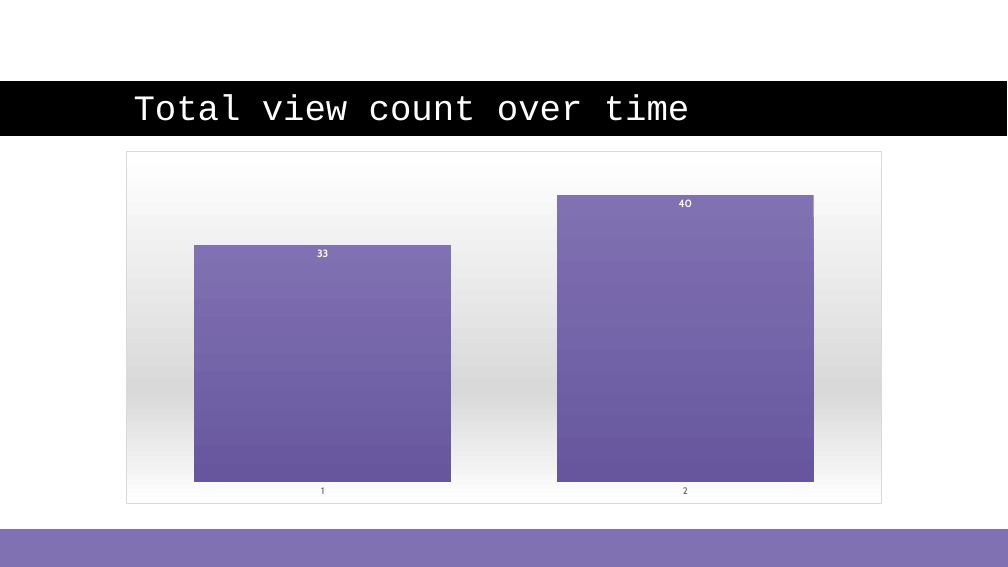
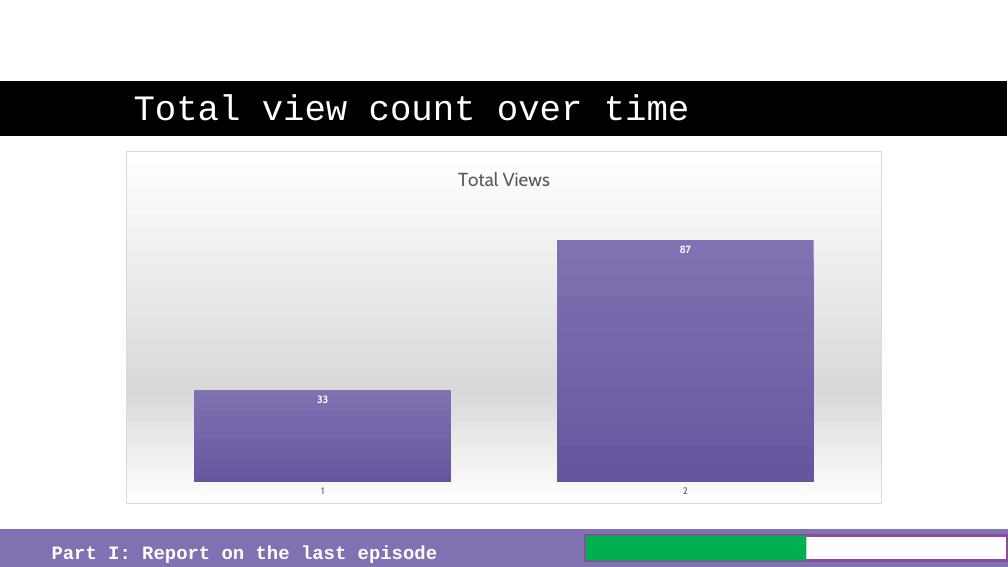
Before and after one commit to just-the-benno/BlazQ, a slide deck: slide 9 of episode3/media/slides-episode-03.pptx. Drawn at 1008x567 pixels with LibreOffice and Linux fonts; fonts in the diff are those of the drawing; background and template pictures are left out. Boxes give left, top, right and bottom in pixels: in the first picture for what was removed or moved away, otherwise in the second. Text is boxed around its words. In the diff, an @@ line names an element or a change of style, - is before the commit and + after.

```diff
--- a/episode3/media/slides-episode-03.pptx
+++ b/episode3/media/slides-episode-03.pptx
@@ column chart at <box>126,151,882,504</box> @@
@@ title "Total Views " added @@
@@ Series 1, 2: 40 to 87 @@
@@ rectangle added at <box>586,535,1008,560</box>, fill #FFFFFF, outline #8C4B97 3 pt @@
@@ rectangle added at <box>586,535,807,560</box>, fill #00B050 @@
@@ text added at <box>52,545,437,563</box>, 18 pt, text #FFFFFF, bold @@
+Part I: Report on the last episode
```
Also in this commit, not shown: 13 other slides changed, 2 other files.
